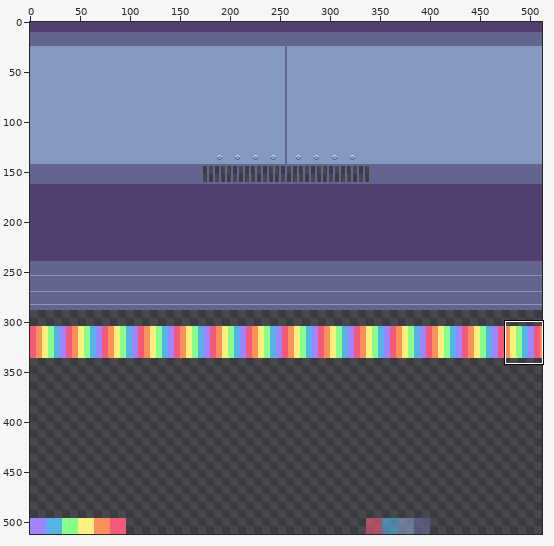
Pixel-art file: characters/alien/materials/ufo.aseprite. The first picture is a wide view before the edit; the outline marks the close-up.
Close-up. Before:
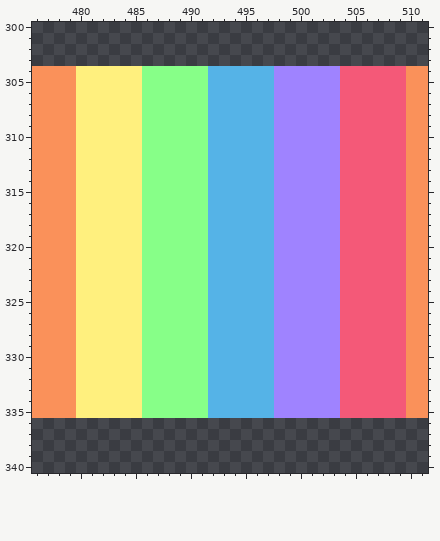
512x512 pixels, 1 frame. Shown: x 476..511, y 300..340. The commit also changed other parts of the picture, which this record leaves out.
The same view after the edit:
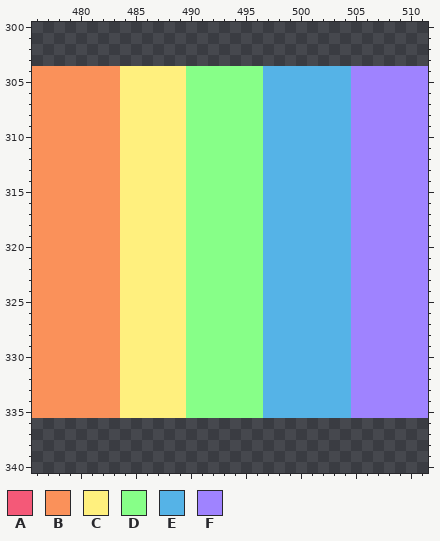
Palette (. is transparent): A #f45978  B #fa915a  C #fff07e  D #87ff88  E #55b3e7  F #9f83ff
Changes in this commit:
Layer "emission":
y 304..335: x 480..483 CCCC -> BBBB; x 486..489 DDDD -> CCCC; x 492..496 EEEEE -> DDDDD; x 498..511 FFFFFFAAAAAABB -> EEEEEEEFFFFFFF
Boxes around the changes in both close-ups, in picture pixels (x1, y1, x2, y2):
changed: (76, 66, 428, 418)
